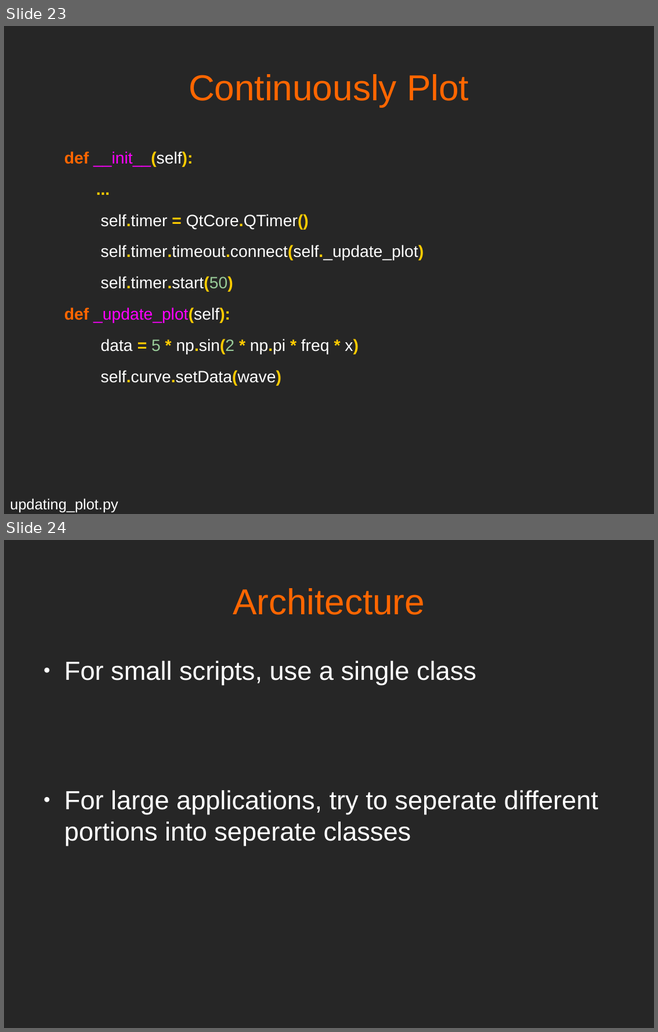
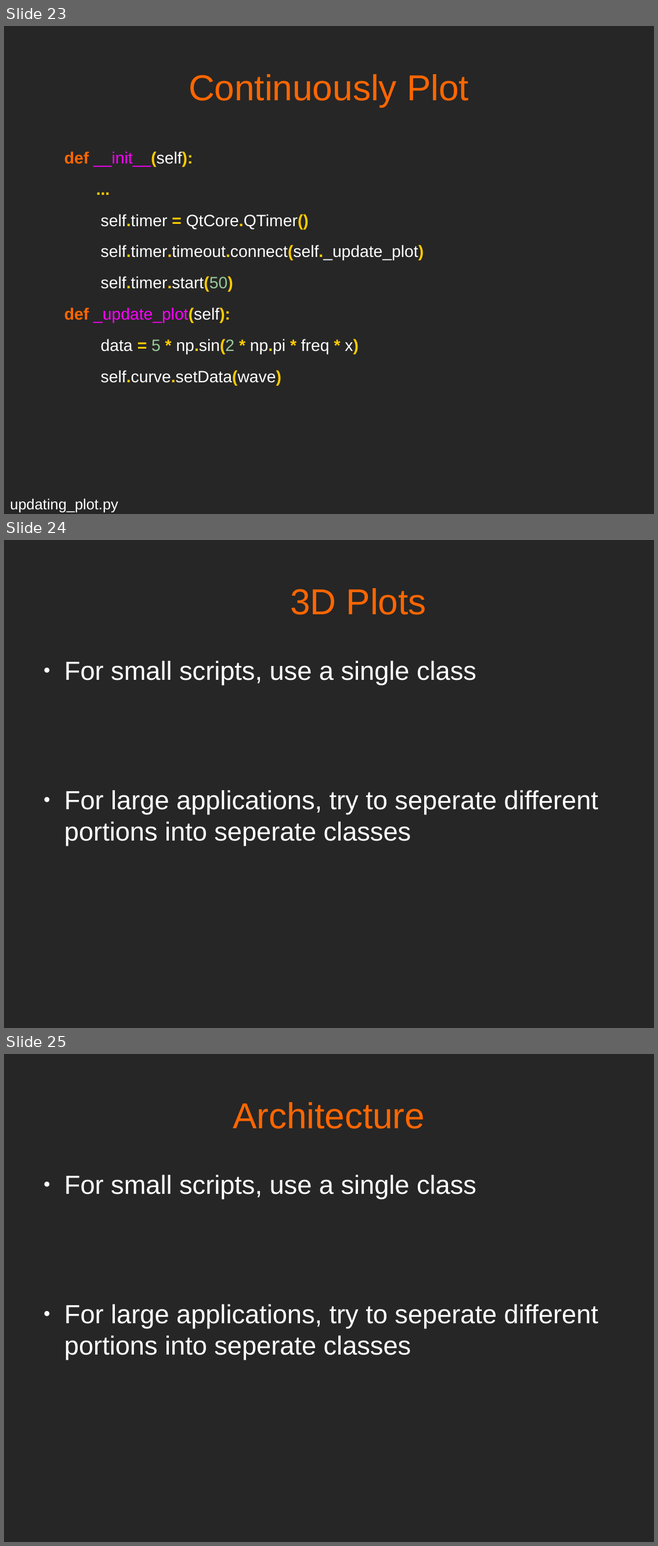
Before and after one commit to mfarhan12/qt-presentation, a slide deck: OPAG QT Presentation.odp. Shown one above the other, each under a label of ours: slides 23 and 24 before the commit, slides 23, 24 and 25 after it. The pictures are 658x1032 and 658x1546 pixels, drawn with LibreOffice and Linux fonts; fonts in the diff are those of the drawing. Boxes give left, top, right and bottom in pixels: in the first picture for what was removed or moved away, otherwise in the second. Text is boxed around its words. In the diff, an @@ line names an element or a change of style, - is before the commit and + after.

Commit message:
added slide for 3d plot

```diff
--- a/OPAG QT Presentation.odp
+++ b/OPAG QT Presentation.odp
@@ slide 24 added at (4, 540, 654, 1028), background #262626 @@
@@ title added at (290, 588, 426, 615), 44 pt, text #FF6600 @@
+3D Plots
@@ text added at (64, 661, 598, 846), 32 pt, text #FFFFFF @@
+● For small scripts, use a single class
+● For large applications, try to seperate different portions into seperate classes
@@ what was slide 24 is now slide 25 @@
```
Also in this commit, not shown: 2 other files.
